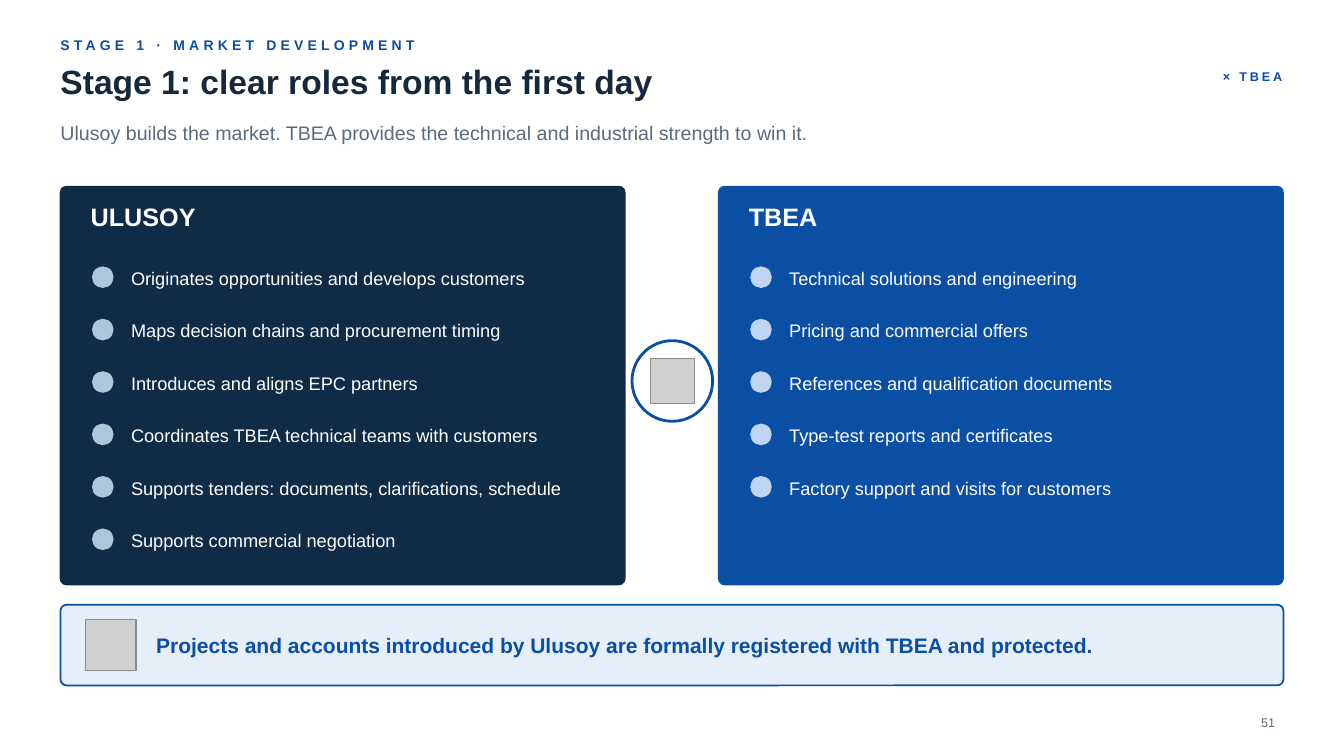
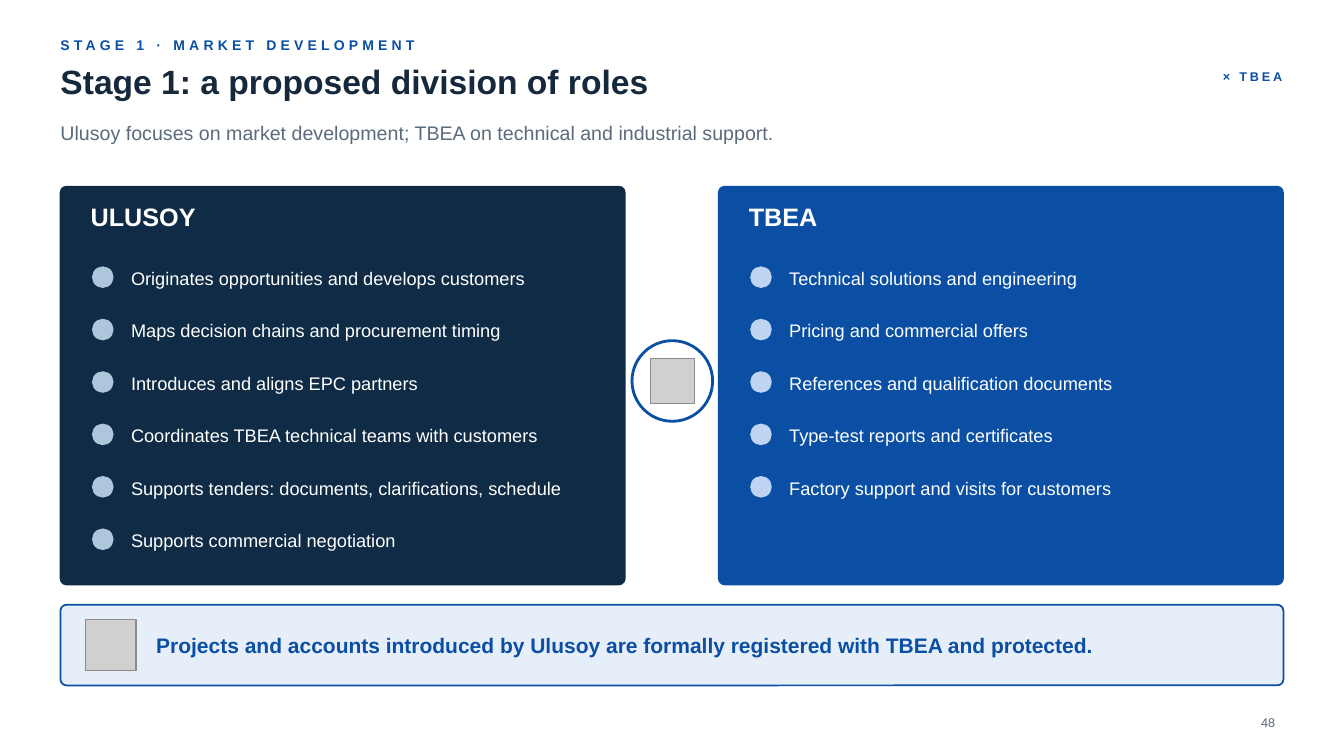
Before and after one commit to taimoorRazi/MultiTransformer, a slide deck: slide 48 of TBEA_HQ_Partnership_v2/Ulusoy - TBEA Partnership.pptx (slide 51 before the commit). Drawn at 1344x756 pixels with LibreOffice and Linux fonts; fonts in the diff are those of the drawing; grey boxes stand for pictures; background and template pictures are left out. Boxes give left, top, right and bottom in pixels: in the first picture for what was removed or moved away, otherwise in the second. Text is boxed around its words. In the diff, an @@ line names an element or a change of style, - is before the commit and + after.

```diff
--- a/TBEA_HQ_Partnership_v2/Ulusoy - TBEA Partnership.pptx
+++ b/TBEA_HQ_Partnership_v2/Ulusoy - TBEA Partnership.pptx
@@ title at (60,69,648,101): text changed @@
-Stage 1: clear roles from the first day
+Stage 1: a proposed division of roles
@@ text at (60,126,773,144): text changed @@
-Ulusoy builds the market. TBEA provides the technical and industrial strength to win it.
+Ulusoy focuses on market development; TBEA on technical and industrial support.
@@ page number at (1261,718,1275,727): text changed @@
-51
+48
```
Also in this commit, not shown: 25 other slides changed, 1 slide added, 5 slides removed, 17 other files.
